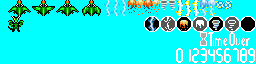
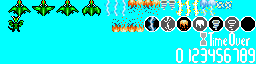
Layers edited between the first and the second 256x64 image:
added layer "Enemy fire" above "Power up" over <box>112,17,144,32</box>
